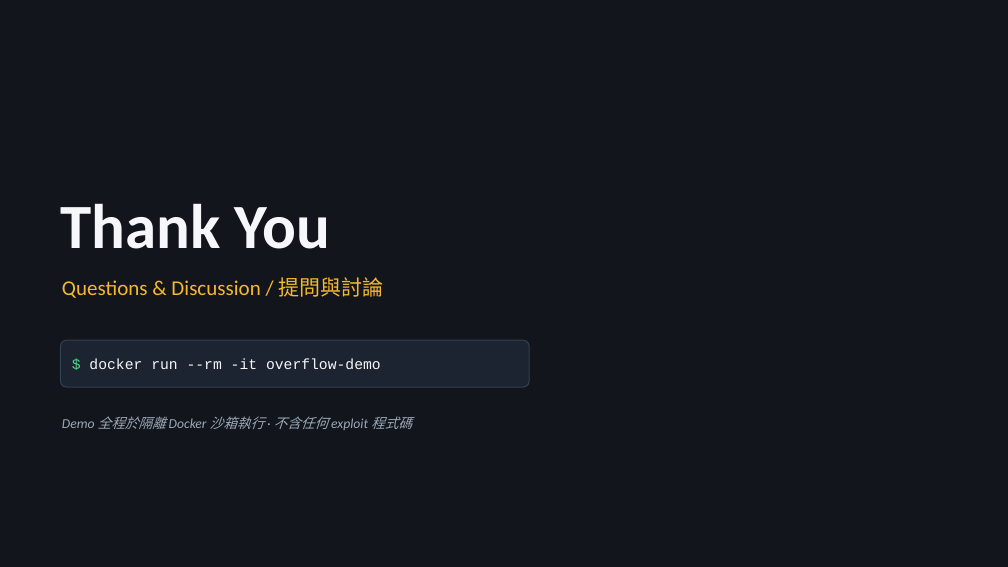
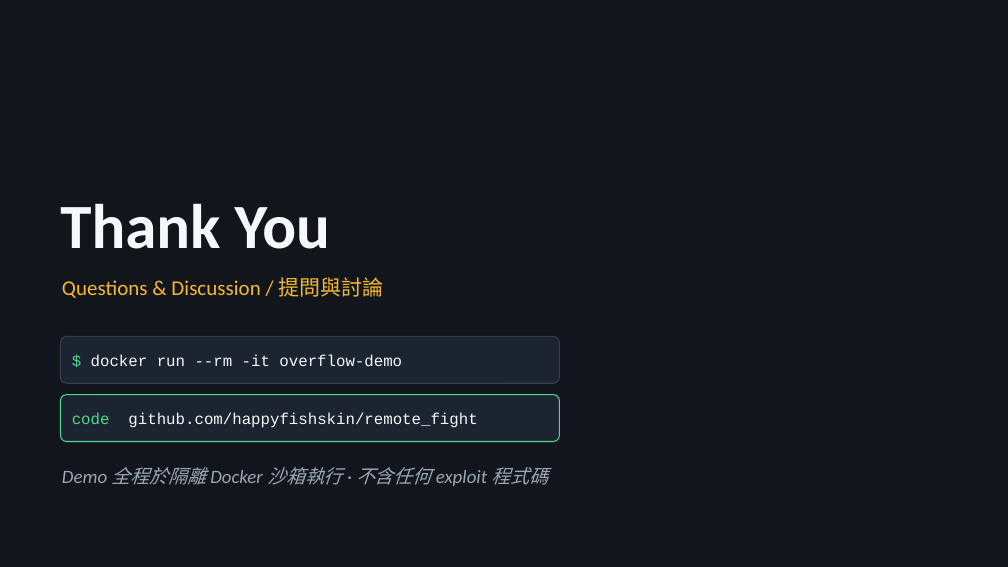
Before and after one commit to happyfishskin/remote_fight, a slide deck: slide 15 of report.pptx. Drawn at 1008x567 pixels with LibreOffice and Linux fonts; fonts in the diff are those of the drawing. Boxes give left, top, right and bottom in pixels: in the first picture for what was removed or moved away, otherwise in the second. Text is boxed around its words. In the diff, an @@ line names an element or a change of style, - is before the commit and + after.

```diff
--- a/report.pptx
+++ b/report.pptx
@@ rounded rectangle: place and size @@
-rounded rectangle at (60, 340, 529, 387)
+rounded rectangle at (60, 337, 560, 383)
@@ text "$ docker run --rm -it ..." at (91, 354, 402, 366): size 14 to 15 pt @@
@@ rounded rectangle added at (60, 395, 560, 442), fill #1B2430, outline #4FD98A 1 pt @@
@@ text added at (72, 412, 477, 428), 15 pt, text #F5F7FA @@
+code github.com/happyfishskin/remote_fight
@@ text "Demo 全程於隔離 Docker 沙箱執行 · ...": place and size @@
-text "Demo 全程於隔離 Docker 沙箱執行 · ..." at (62, 416, 412, 430)
+text "Demo 全程於隔離 Docker 沙箱執行 · ..." at (62, 467, 548, 486)
@@ text "Demo 全程於隔離 Docker 沙箱執行 · ..." at (62, 467, 548, 486): size 13 to 18 pt @@
```
Also in this commit, not shown: 1 other file.
